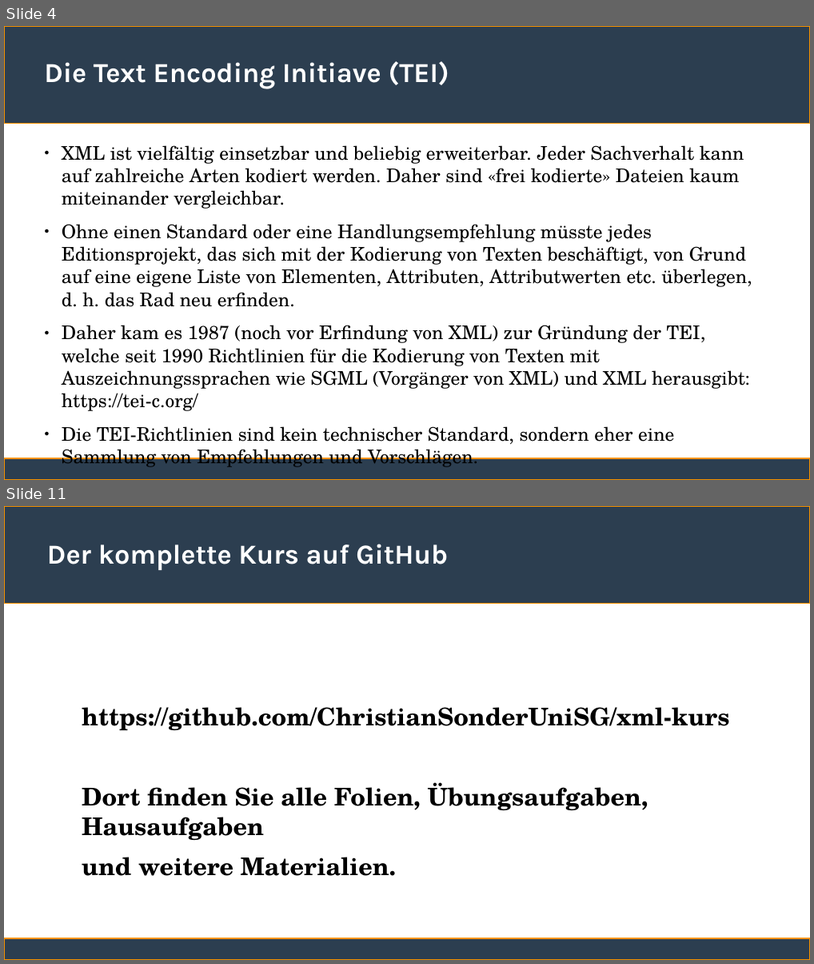
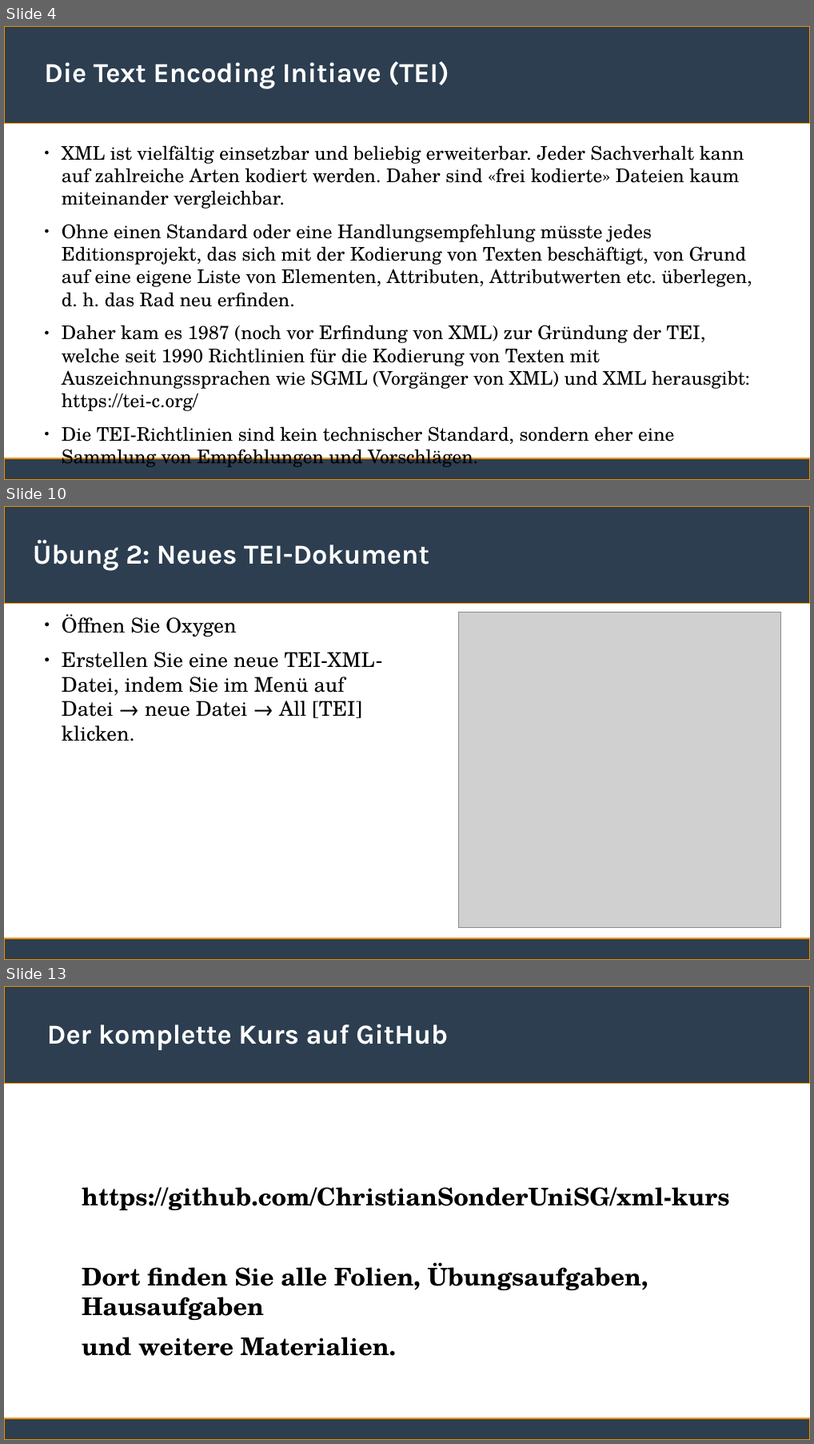
Before and after one commit to ChristianSonderUniSG/xml-kurs, a slide deck: sitzung_3/sitzung_3.odp. Shown one above the other, each under a label of ours: slides 4 and 11 before the commit, slides 4, 10 and 13 after it; the slides between them are not shown. The pictures are 814x964 and 814x1444 pixels, drawn with LibreOffice and Linux fonts; fonts in the diff are those of the drawing; grey boxes stand for pictures. Boxes give left, top, right and bottom in pixels: in the first picture for what was removed or moved away, otherwise in the second. Text is boxed around its words. In the diff, an @@ line names an element or a change of style, - is before the commit and + after.

```diff
--- a/sitzung_3/sitzung_3.odp
+++ b/sitzung_3/sitzung_3.odp
@@ slide 10 added at <box>4,506,810,960</box>, background #FFFFFF; not listed: 2 template elements that a slide beside it also shows @@
@@ title added at <box>33,540,430,571</box>, 27 pt, text #FFFFFF, bold @@
+Übung 2: Neues TEI-Dokument
@@ text added at <box>62,614,383,741</box>, 20 pt, text #000000 @@
+● Öffnen Sie Oxygen
+● Erstellen Sie eine neue TEI-XML-Datei, indem Sie im Menü auf Datei → neue Datei → All [TEI] klicken.
@@ picture added at <box>458,612,782,928</box> @@
@@ what was slide 11 is now slide 13 @@
```
Also in this commit, not shown: 5 slides changed, 2 other slides added, 1 slide removed, 1 other file.
